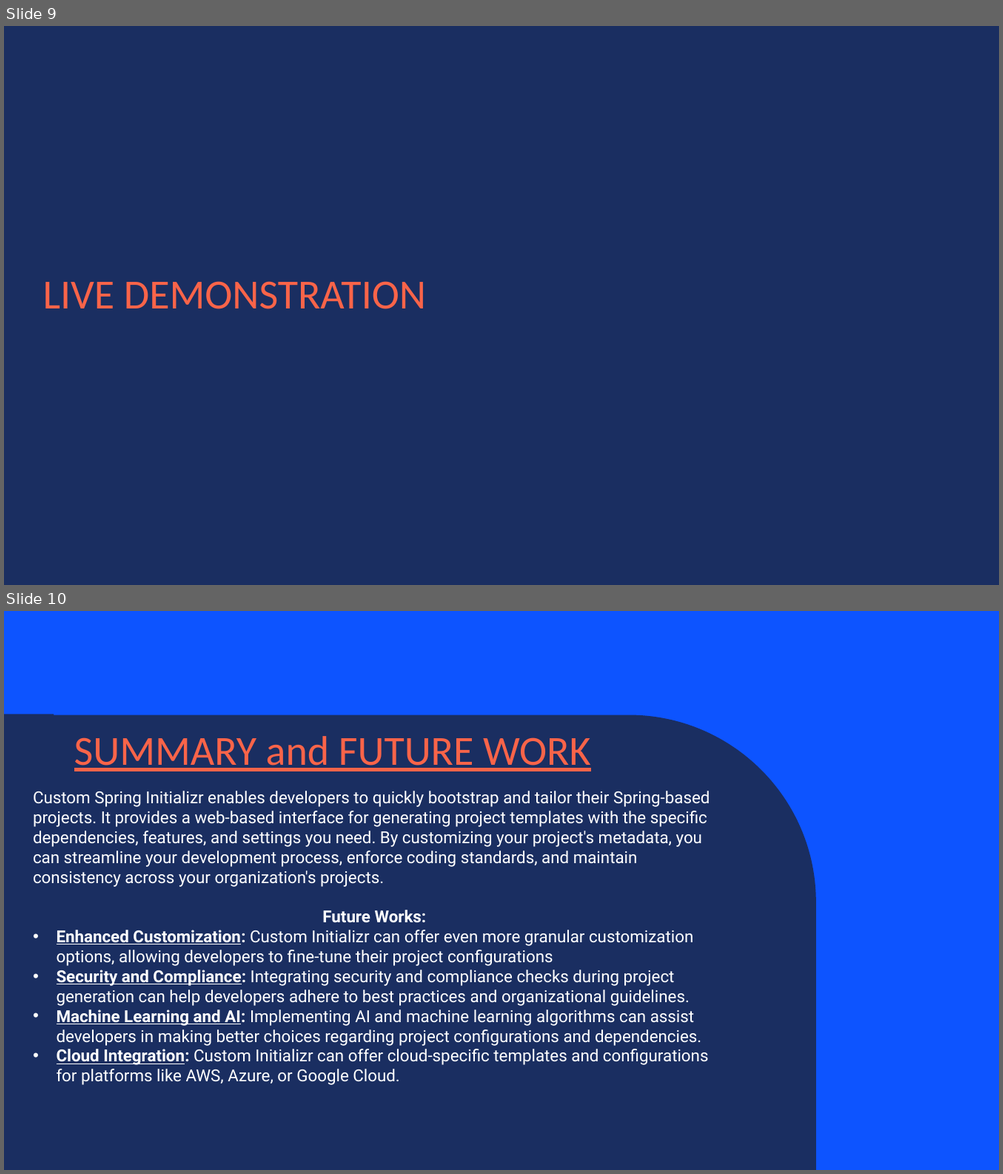
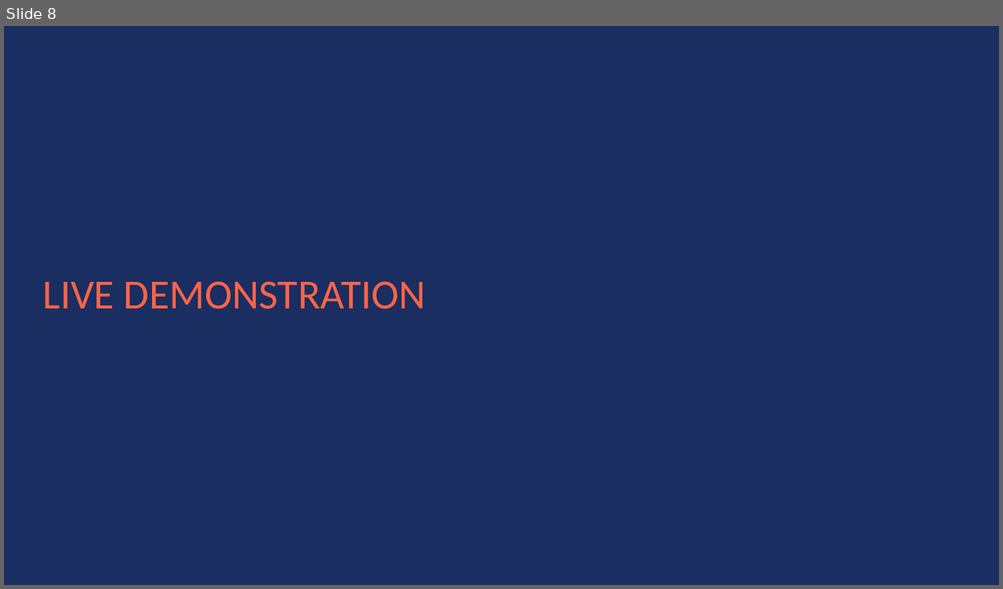
Before and after one commit to Tunir10Chaudhuri/Case_Study_Group_4, a slide deck: Case_Study_Group_4.pptx. Shown one above the other, each under a label of ours: slides 9 and 10 before the commit, slide 8 after it. The pictures are 1003x1174 and 1003x589 pixels, drawn with LibreOffice and Linux fonts; fonts in the diff are those of the drawing; background and template pictures are left out. Boxes give left, top, right and bottom in pixels: in the first picture for what was removed or moved away, otherwise in the second. Text is boxed around its words. In the diff, an @@ line names an element or a change of style, - is before the commit and + after.

```diff
--- a/Case_Study_Group_4.pptx
+++ b/Case_Study_Group_4.pptx
@@ slide 10 removed at [4,611,999,1170], background #0D54FF @@
@@ freeform shape removed at [4,714,816,1170] @@
@@ text removed at [74,736,591,772] @@
-SUMMARY and FUTURE WORK
@@ text removed at [33,791,709,1085] @@
-Custom Spring Initializr enables developers to quickly bootstrap and tailor their Spring-based projects. It provides a web-based interface for generating project templates with the specific dependencies, features, and settings you need. By customizing your project's metadata, you can streamline your development process, enforce coding standards, and maintain consistency across your organization's projects.
-Future Works:
-• Enhanced Customization: Custom Initializr can offer even more granular customization options, allowing developers to fine-tune their project configurations
-• Security and Compliance: Integrating security and compliance checks during project generation can help developers adhere to best practices and organizational guidelines.
-• Machine Learning and AI: Implementing AI and machine learning algorithms can assist developers in making better choices regarding project configurations and dependencies.
-• Cloud Integration: Custom Initializr can offer cloud-specific templates and configurations for platforms like AWS, Azure, or Google Cloud.
@@ what was slide 9 is now slide 8 @@
```
Also in this commit, not shown: 4 slides changed, 3 slides added, 2 other slides removed.
